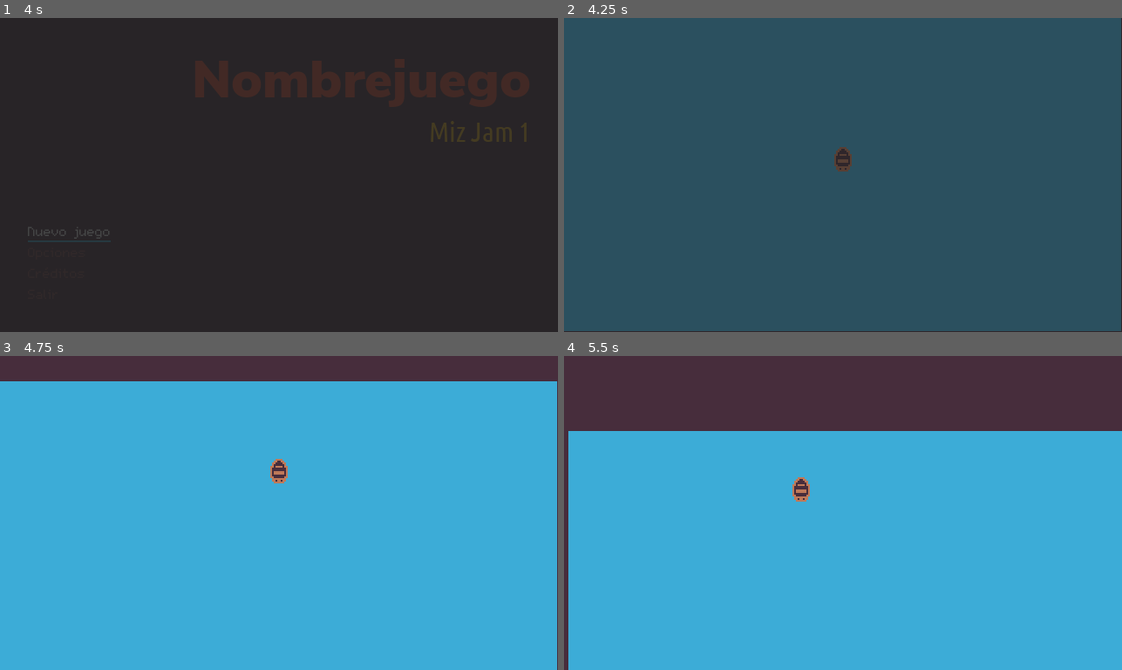
Above: before the commit, frames 1-4 (two rows, left to right).
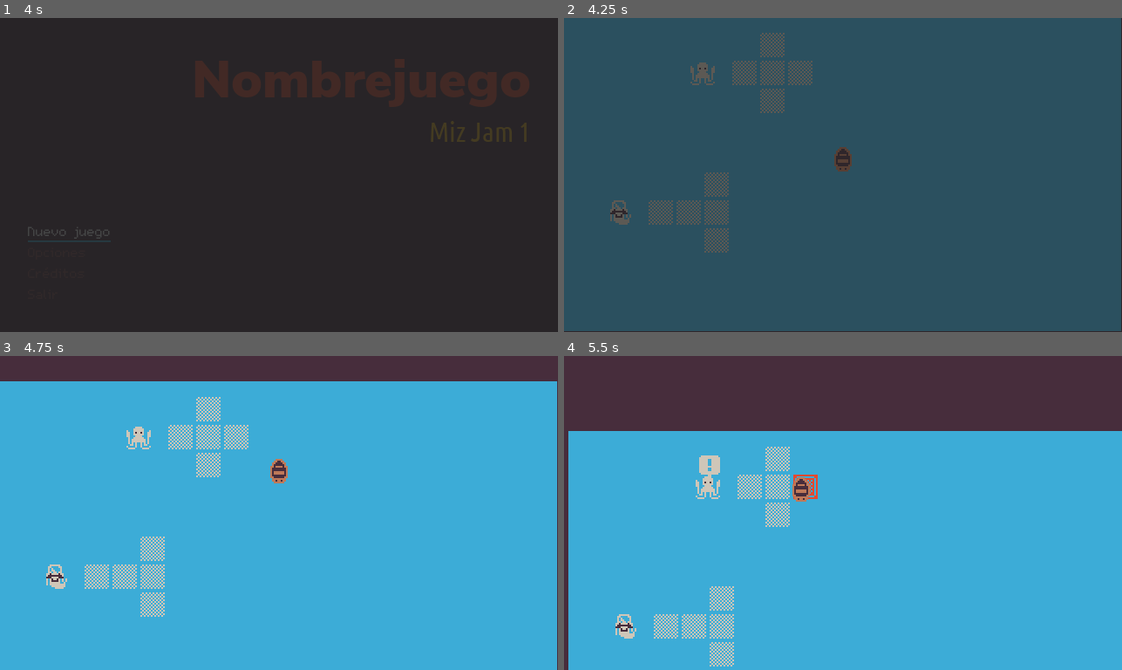
Above: after the commit, the same moments.

Repository: Perro-Viejo/miz-jam-1
Game: Godot game, scene res://src/Game/Game.tscn
Two runs of this game, one before a commit and one after it. Both use one fixed random seed, a clock stepped at 60 frames per second and the inputs below. Sound files missing from this copy of the repository are replaced by a short silence.
Inputs:
- Up to frame 1 (4 s): click "Nuevo juego" at 0.5 s; click "Nuevo juego" at 1.25 s; click "Créditos" at 2 s; click "Opciones" at 2.75 s; tap Enter (ui_accept) at 3.5, 3.77 s; hold W (Up) from 3.53 s (still down); hold X (Drop) from 3.53 s (still down)
- Up to frame 2 (4.25 s): keep holding W (Up); keep holding X (Drop)
- Up to frame 3 (4.75 s): keep holding W (Up); release X (Drop) at 4.28 s; tap C (Fish) at 4.35 s; tap Enter (ui_accept) at 4.52 s
- Up to frame 4 (5.5 s): release W (Up) at 5.03 s; hold A (Left) from 5.03 s (still down); hold Z (Grab) from 5.03 s (still down)

Frame 1 is identical in both runs. In frame 2, 2.0% of the frame differs, in the area x 8-45%, y 4-75%; in frame 3, 2.0%; in frame 4, 2.2%, in the area x 9-46%, y 28-99%.

Commit message:
Created enemies and visibility patterns.
Enemies can detect the player and show an alert as feedback.
Player can leave the area visible by an enemy and that removes the alert
from it.
Ready to work on enemies turning around and a loss condition.

Diff:
--- a/game/project.godot
+++ b/game/project.godot
@@ -29,6 +29,11 @@
 "language": "GDScript",
 "path": "res://addons/EXP-System-Dialog/Reference_StoryReader/EXP_StoryReader.gd"
 }, {
+"base": "Node2D",
+"class": "Enemy",
+"language": "GDScript",
+"path": "res://src/Characters/Enemy/Enemy.gd"
+}, {
 "base": "ColorRect",
 "class": "Fishing",
 "language": "GDScript",
@@ -68,12 +73,23 @@
 "class": "Switchable",
 "language": "GDScript",
 "path": "res://src/Objects/Switchable.gd"
+}, {
+"base": "Node2D",
+"class": "VisibilityPattern",
+"language": "GDScript",
+"path": "res://src/Characters/Enemy/VisibilityPattern/VisibilityPattern.gd"
+}, {
+"base": "Area2D",
+"class": "VisibilityZone",
+"language": "GDScript",
+"path": "res://src/Characters/Enemy/VisibilityPattern/VisibilityZone.gd"
 } ]
 _global_script_class_icons={
 "Autofill": "",
 "Dialog": "",
 "DialogMenu": "",
 "EXP_StoryReader": "",
+"Enemy": "",
 "Fishing": "",
 "Hud": "",
 "Pickable": "",
@@ -81,7 +97,9 @@
 "State": "",
 "StateMachine": "",
 "Switch": "",
-"Switchable": ""
+"Switchable": "",
+"VisibilityPattern": "",
+"VisibilityZone": ""
 }
 
 [application]
--- /dev/null
+++ b/game/src/Characters/Enemy/Enemy.gd
@@ -0,0 +1,77 @@
+tool
+class_name Enemy
+extends Node2D
+
+export(PackedScene) var default_pattern
+export(PackedScene) var right_pattern
+export(Texture) var sprite
+
+var _dflt_pattern: VisibilityPattern = null
+var _is_alert := false
+
+onready var _anchors: Dictionary = {
+	n = $Anchors/North,
+	e = $Anchors/East,
+	s = $Anchors/South,
+	w = $Anchors/West
+}
+
+func _ready():
+	$Alert.self_modulate.a = 0
+
+	# Conectarse a señales de los hijos
+	$Tween.connect('tween_completed', self, '_on_tween_completed')
+
+	if sprite:
+		$Sprite.texture = sprite
+	if default_pattern:
+		_dflt_pattern = default_pattern.instance()
+		_dflt_pattern.position = _anchors.e.position
+		_dflt_pattern.connect('player_entered', self, '_show_alert')
+		_dflt_pattern.connect('player_left', self, '_hide_alert')
+		$Patterns.add_child(_dflt_pattern)
+
+func _on_tween_completed(obj: Object, key: NodePath):
+	if not _is_alert:
+		$Alert.stop()
+		$Alert.frame = 0
+
+# Que cuando se active zona de enemigo muestre un emoticono
+func _show_alert() -> void:
+	_is_alert = true
+	$Tween.interpolate_property(
+		$Alert,
+		'self_modulate:a',
+		0.0, 1.0,
+		0.15, Tween.TRANS_EXPO, Tween.EASE_IN
+	)
+	$Tween.start()
+	$Alert.play('Show')
+
+func _hide_alert() -> void:
+	_is_alert = false
+	$Tween.interpolate_property(
+		$Alert,
+		'self_modulate:a',
+		1.0, 0.0,
+		0.1, Tween.TRANS_EXPO, Tween.EASE_OUT
+	)
+	$Tween.start()
+
+
+# El bicho puede tener un looking direction que indica cuál de los patrones está
+# activo y lo hace visible.
+
+# Debería haber algo que permita decir si el patrón se debe girar para ponerse
+# en uno de los puntos de ancla.
+
+# Para los puntos de ancla podría no ser necesario tener Point2D, sino calcular
+# todo por programación. Aunque hay algo bueno de tenerlos separados del cálculo
+# y es que el sprite podría moverse o ser modificado sin que se afecten los puntos.
+
+# (!) Debe haber algo que indique cómo es el comportamiento del enemigo, si se
+# gira y cada cuanto, si se mueve.
+
+# Al enemigo debería poder configurarse el Sprite y el patrón para cada una de
+# las direcciones de visión. Si no se define un patrón para cierta dirección,
+# podría usarse el que se define por defecto pero girado X grados.
--- /dev/null
+++ b/game/src/Characters/Enemy/Enemy.tscn
@@ -0,0 +1,165 @@
+[gd_scene load_steps=36 format=2]
+
+[ext_resource path="res://assets/images/characters/enemy_placeholder.png" type="Texture" id=1]
+[ext_resource path="res://src/Characters/Enemy/Enemy.gd" type="Script" id=2]
+[ext_resource path="res://src/Characters/Enemy/VisibilityPattern/Patterns/Cross.tscn" type="PackedScene" id=3]
+[ext_resource path="res://assets/images/gui/enemy_alert-show.png" type="Texture" id=4]
+
+[sub_resource type="AtlasTexture" id=1]
+atlas = ExtResource( 4 )
+region = Rect2( 0, 0, 128, 128 )
+
+[sub_resource type="AtlasTexture" id=2]
+atlas = ExtResource( 4 )
+region = Rect2( 128, 0, 128, 128 )
+
+[sub_resource type="AtlasTexture" id=3]
+atlas = ExtResource( 4 )
+region = Rect2( 256, 0, 128, 128 )
+
+[sub_resource type="AtlasTexture" id=4]
+atlas = ExtResource( 4 )
+region = Rect2( 384, 0, 128, 128 )
+
+[sub_resource type="AtlasTexture" id=5]
+atlas = ExtResource( 4 )
+region = Rect2( 512, 0, 128, 128 )
+
+[sub_resource type="AtlasTexture" id=6]
+atlas = ExtResource( 4 )
+region = Rect2( 640, 0, 128, 128 )
+
+[sub_resource type="AtlasTexture" id=7]
+atlas = ExtResource( 4 )
+region = Rect2( 0, 128, 128, 128 )
+
+[sub_resource type="AtlasTexture" id=8]
+atlas = ExtResource( 4 )
+region = Rect2( 128, 128, 128, 128 )
+
+[sub_resource type="AtlasTexture" id=9]
+atlas = ExtResource( 4 )
+region = Rect2( 256, 128, 128, 128 )
+
+[sub_resource type="AtlasTexture" id=10]
+atlas = ExtResource( 4 )
+region = Rect2( 384, 128, 128, 128 )
+
+[sub_resource type="AtlasTexture" id=11]
+atlas = ExtResource( 4 )
+region = Rect2( 512, 128, 128, 128 )
+
+[sub_resource type="AtlasTexture" id=12]
+atlas = ExtResource( 4 )
+region = Rect2( 640, 128, 128, 128 )
+
+[sub_resource type="AtlasTexture" id=13]
+atlas = ExtResource( 4 )
+region = Rect2( 0, 256, 128, 128 )
+
+[sub_resource type="AtlasTexture" id=14]
+atlas = ExtResource( 4 )
+region = Rect2( 128, 256, 128, 128 )
+
+[sub_resource type="AtlasTexture" id=15]
+atlas = ExtResource( 4 )
+region = Rect2( 256, 256, 128, 128 )
+
+[sub_resource type="AtlasTexture" id=16]
+atlas = ExtResource( 4 )
+region = Rect2( 384, 256, 128, 128 )
+
+[sub_resource type="AtlasTexture" id=17]
+atlas = ExtResource( 4 )
+region = Rect2( 512, 256, 128, 128 )
+
+[sub_resource type="AtlasTexture" id=18]
+atlas = ExtResource( 4 )
+region = Rect2( 640, 256, 128, 128 )
+
+[sub_resource type="AtlasTexture" id=19]
+atlas = ExtResource( 4 )
+region = Rect2( 0, 384, 128, 128 )
+
+[sub_resource type="AtlasTexture" id=20]
+atlas = ExtResource( 4 )
+region = Rect2( 128, 384, 128, 128 )
+
+[sub_resource type="AtlasTexture" id=21]
+atlas = ExtResource( 4 )
+region = Rect2( 256, 384, 128, 128 )
+
+[sub_resource type="AtlasTexture" id=22]
+atlas = ExtResource( 4 )
+region = Rect2( 384, 384, 128, 128 )
+
+[sub_resource type="AtlasTexture" id=23]
+atlas = ExtResource( 4 )
+region = Rect2( 512, 384, 128, 128 )
+
+[sub_resource type="AtlasTexture" id=24]
+atlas = ExtResource( 4 )
+region = Rect2( 640, 384, 128, 128 )
+
+[sub_resource type="AtlasTexture" id=25]
+atlas = ExtResource( 4 )
+region = Rect2( 0, 512, 128, 128 )
+
+[sub_resource type="AtlasTexture" id=26]
+atlas = ExtResource( 4 )
+region = Rect2( 128, 512, 128, 128 )
+
+[sub_resource type="AtlasTexture" id=27]
+atlas = ExtResource( 4 )
+region = Rect2( 256, 512, 128, 128 )
+
+[sub_resource type="AtlasTexture" id=28]
+atlas = ExtResource( 4 )
+region = Rect2( 384, 512, 128, 128 )
+
+[sub_resource type="AtlasTexture" id=29]
+atlas = ExtResource( 4 )
+region = Rect2( 512, 512, 128, 128 )
+
+[sub_resource type="AtlasTexture" id=30]
+atlas = ExtResource( 4 )
+region = Rect2( 640, 512, 128, 128 )
+
+[sub_resource type="SpriteFrames" id=31]
+animations = [ {
+"frames": [ SubResource( 1 ), SubResource( 2 ), SubResource( 3 ), SubResource( 4 ), SubResource( 5 ), SubResource( 6 ), SubResource( 7 ), SubResource( 8 ), SubResource( 9 ), SubResource( 10 ), SubResource( 11 ), SubResource( 12 ), SubResource( 13 ), SubResource( 14 ), SubResource( 15 ), SubResource( 16 ), SubResource( 17 ), SubResource( 18 ), SubResource( 19 ), SubResource( 20 ), SubResource( 21 ), SubResource( 22 ), SubResource( 23 ), SubResource( 24 ), SubResource( 25 ), SubResource( 26 ), SubResource( 27 ), SubResource( 28 ), SubResource( 29 ), SubResource( 30 ) ],
+"loop": false,
+"name": "Show",
+"speed": 30.0
+} ]
+
+[node name="Enemy" type="Node2D"]
+script = ExtResource( 2 )
+default_pattern = ExtResource( 3 )
+
+[node name="Tween" type="Tween" parent="."]
+
+[node name="Anchors" type="Node2D" parent="."]
+
+[node name="North" type="Position2D" parent="Anchors"]
+position = Vector2( 0, -8 )
+
+[node name="East" type="Position2D" parent="Anchors"]
+position = Vector2( 8, 0 )
+
+[node name="South" type="Position2D" parent="Anchors"]
+position = Vector2( 0, 8 )
+
+[node name="West" type="Position2D" parent="Anchors"]
+position = Vector2( -8, 0 )
+
+[node name="Patterns" type="Node2D" parent="."]
+
+[node name="Alert" type="AnimatedSprite" parent="."]
+self_modulate = Color( 1, 1, 1, 0 )
+position = Vector2( 0, -16 )
+frames = SubResource( 31 )
+animation = "Show"
+
+[node name="Sprite" type="Sprite" parent="."]
+texture = ExtResource( 1 )
--- /dev/null
+++ b/game/src/Characters/Enemy/VisibilityPattern/Patterns/Cross.tscn
@@ -0,0 +1,18 @@
+[gd_scene load_steps=3 format=2]
+
+[ext_resource path="res://src/Characters/Enemy/VisibilityPattern/VisibilityZone.tscn" type="PackedScene" id=1]
+[ext_resource path="res://src/Characters/Enemy/VisibilityPattern/VisibilityPattern.tscn" type="PackedScene" id=2]
+
+[node name="Cross" instance=ExtResource( 2 )]
+
+[node name="VisibilityZone2" parent="Zones" index="1" instance=ExtResource( 1 )]
+position = Vector2( 32, 0 )
+
+[node name="VisibilityZone3" parent="Zones" index="2" instance=ExtResource( 1 )]
+position = Vector2( 32, -16 )
+
+[node name="VisibilityZone4" parent="Zones" index="3" instance=ExtResource( 1 )]
+position = Vector2( 32, 16 )
+
+[node name="VisibilityZone5" parent="Zones" index="4" instance=ExtResource( 1 )]
+position = Vector2( 48, 0 )
--- /dev/null
+++ b/game/src/Characters/Enemy/VisibilityPattern/Patterns/T.tscn
@@ -0,0 +1,18 @@
+[gd_scene load_steps=3 format=2]
+
+[ext_resource path="res://src/Characters/Enemy/VisibilityPattern/VisibilityPattern.tscn" type="PackedScene" id=1]
+[ext_resource path="res://src/Characters/Enemy/VisibilityPattern/VisibilityZone.tscn" type="PackedScene" id=2]
+
+[node name="T" instance=ExtResource( 1 )]
+
+[node name="VisibilityZone2" parent="Zones" index="1" instance=ExtResource( 2 )]
+position = Vector2( 32, 0 )
+
+[node name="VisibilityZone3" parent="Zones" index="2" instance=ExtResource( 2 )]
+position = Vector2( 48, 0 )
+
+[node name="VisibilityZone4" parent="Zones" index="3" instance=ExtResource( 2 )]
+position = Vector2( 48, -16 )
+
+[node name="VisibilityZone5" parent="Zones" index="4" instance=ExtResource( 2 )]
+position = Vector2( 48, 16 )
--- /dev/null
+++ b/game/src/Characters/Enemy/VisibilityPattern/VisibilityPattern.gd
@@ -0,0 +1,22 @@
+class_name VisibilityPattern
+extends Node2D
+
+signal player_entered
+signal player_left
+
+var _active_zones := 0
+
+func _ready():
+	for zone in $Zones.get_children():
+		var v_zone: VisibilityZone = zone
+		v_zone.connect('player_seen', self, '_on_player_seen')
+
+func _on_player_seen(seen: bool) -> void:
+	if seen:
+		if _active_zones == 0:
+			emit_signal('player_entered')
+		_active_zones += 1
+	else:
+		_active_zones -= 1
+		if _active_zones == 0:
+			emit_signal('player_left')
--- /dev/null
+++ b/game/src/Characters/Enemy/VisibilityPattern/VisibilityPattern.tscn
@@ -0,0 +1,14 @@
+[gd_scene load_steps=3 format=2]
+
+[ext_resource path="res://src/Characters/Enemy/VisibilityPattern/VisibilityPattern.gd" type="Script" id=1]
+[ext_resource path="res://src/Characters/Enemy/VisibilityPattern/VisibilityZone.tscn" type="PackedScene" id=2]
+
+[node name="VisibilityPattern" type="Node2D"]
+script = ExtResource( 1 )
+
+[node name="Anchor" type="Position2D" parent="."]
+
+[node name="Zones" type="Node2D" parent="."]
+
+[node name="VisibilityZone" parent="Zones" instance=ExtResource( 2 )]
+position = Vector2( 16, 0 )
--- /dev/null
+++ b/game/src/Characters/Enemy/VisibilityPattern/VisibilityZone.gd
@@ -0,0 +1,22 @@
+class_name VisibilityZone
+extends Area2D
+
+signal player_seen(seen)
+
+export(Texture) var active
+
+onready var _normal: Texture = $Zone.texture
+
+func _ready():
+	connect('body_entered', self, '_on_body_entered')
+	connect('body_exited', self, '_on_body_exited')
+
+func _on_body_entered(body: Node) -> void:
+	if body.name == 'Player':
+		$Zone.texture = active
+		emit_signal('player_seen', true)
+
+func _on_body_exited(body: Node) -> void:
+	if body.name == 'Player':
+		$Zone.texture = _normal
+		emit_signal('player_seen', false)
--- /dev/null
+++ b/game/src/Characters/Enemy/VisibilityPattern/VisibilityZone.tscn
@@ -0,0 +1,19 @@
+[gd_scene load_steps=5 format=2]
+
+[ext_resource path="res://src/Characters/Enemy/VisibilityPattern/VisibilityZone.gd" type="Script" id=1]
+[ext_resource path="res://assets/images/gui/view_zone.png" type="Texture" id=2]
+[ext_resource path="res://assets/images/gui/view_zone_active.png" type="Texture" id=3]
+
+[sub_resource type="RectangleShape2D" id=1]
+extents = Vector2( 8, 8 )
+
+[node name="VisibilityZone" type="Area2D"]
+collision_layer = 2
+script = ExtResource( 1 )
+active = ExtResource( 3 )
+
+[node name="Zone" type="Sprite" parent="."]
+texture = ExtResource( 2 )
+
+[node name="CollisionShape2D" type="CollisionShape2D" parent="."]
+shape = SubResource( 1 )
--- a/game/src/Levels/LaMar.tscn
+++ b/game/src/Levels/LaMar.tscn
@@ -1,7 +1,11 @@
-[gd_scene load_steps=3 format=2]
+[gd_scene load_steps=7 format=2]
 
 [ext_resource path="res://src/Levels/LaMar.gd" type="Script" id=1]
 [ext_resource path="res://src/Characters/Player/Player.tscn" type="PackedScene" id=2]
+[ext_resource path="res://assets/images/characters/kraken.png" type="Texture" id=3]
+[ext_resource path="res://src/Characters/Enemy/Enemy.tscn" type="PackedScene" id=4]
+[ext_resource path="res://src/Characters/Enemy/VisibilityPattern/Patterns/T.tscn" type="PackedScene" id=5]
+[ext_resource path="res://assets/images/characters/mermaid.png" type="Texture" id=6]
 
 [node name="LaMar" type="Node2D"]
 script = ExtResource( 1 )
@@ -16,3 +20,12 @@
 
 [node name="Player" parent="." instance=ExtResource( 2 )]
 position = Vector2( 160.327, 90.4819 )
+
+[node name="Kraken" parent="." instance=ExtResource( 4 )]
+position = Vector2( 80, 32 )
+sprite = ExtResource( 3 )
+
+[node name="Mermaid" parent="." instance=ExtResource( 4 )]
+position = Vector2( 32, 112 )
+default_pattern = ExtResource( 5 )
+sprite = ExtResource( 6 )
Binary file added: game/assets/images/characters/enemy_placeholder.png
Not shown, added: game/assets/images/characters/enemy_placeholder.png.import
Renamed: game/assets/images/world/kraken.png -> game/assets/images/characters/kraken.png
Not shown, added: game/assets/images/characters/kraken.png.import
Binary file added: game/assets/images/characters/mermaid.png
Not shown, added: game/assets/images/characters/mermaid.png.import
Binary file added: game/assets/images/gui/enemy_alert-show.png
Not shown, changed: game/assets/images/gui/enemy_alert-show.png.import
Binary file added: game/assets/images/gui/enemy_alert.png
Not shown, added: game/assets/images/gui/enemy_alert.png.import
Renamed: game/assets/images/world/view_zone.png -> game/assets/images/gui/view_zone.png
Not shown, added: game/assets/images/gui/view_zone.png.import
(and 2 more such lines)
